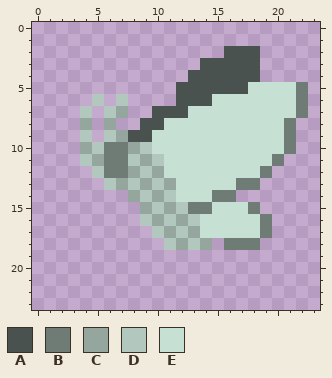
Pixel-art sprite, stored at gem/Assets/Art/General/Sprites/animals/moths_0001.png. That is the earlier state.
The file is 24x24 pixels.
Palette (. is transparent): A #49524e  B #6e7c75  C #94a69d  D #b2c7bd  E #c7e0d4
Pixels before, first column x 4:
 2 ............AAA....
 3 ..........AAAAA....
 4 .........AAAAAA....
 5 ........AAAAAAEEEEB
 6 .D.D....AAAEEEEEEEB
 7 D.DC..AAAEEEEEEEEEB
 8 C.C..AAEEEEEEEEEEB.
 9 D.DCAAEEEEEEEEEEEB.
10 CDBBCDEEEEEEEEEEEB.
11 DCBBDCDEEEEEEEEEB..
12 .DBBCDCEEEEEEEEB...
13 ..DCDCDCEEEEEBB....
14 ....CDCDEEEBB......
15 .....CDCDBBEEEB....
16 .....DCDCDEEEEEB...
17 ......DCDCEEEEEB...
18 .......DCDC.BBB....
New version:
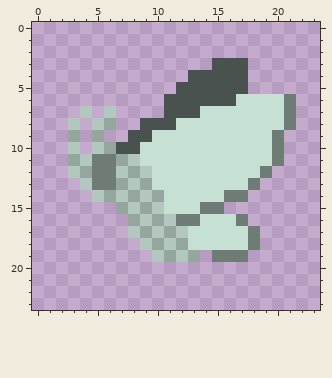
Change:
Changed rows in their new state; - is an unchanged pixel.
first column x 3:
 2 -------------...----
 3 -----------.---.----
 4 ---------------.----
 5 ---------------.....
 6 --.-.---A---AA----B.
 7 ----.--.--A-------B.
 8 D.D-----A-----------
 9 C.C..------------B.-
10 D.-CAAE----------B.-
11 C-B-C-EE------------
12 DCB-D--E------------
13 -DBB---EE-----E-----
14 --DCD---E---E-B-----
15 ----CD--EEE-B...----
16 -----C---BB---B..---
17 -----DC---E----B.---
18 ------DC--EEEEE-----
19 -------DCDC-BBB-----
